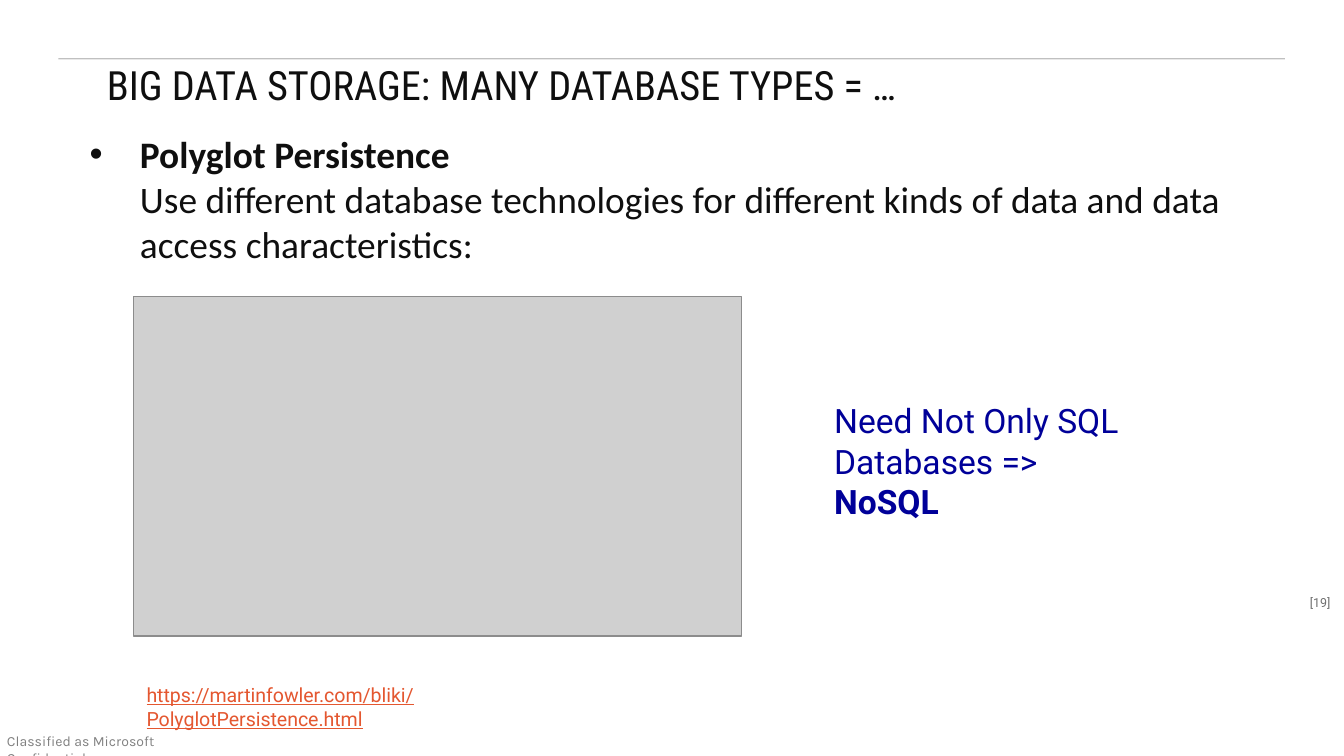
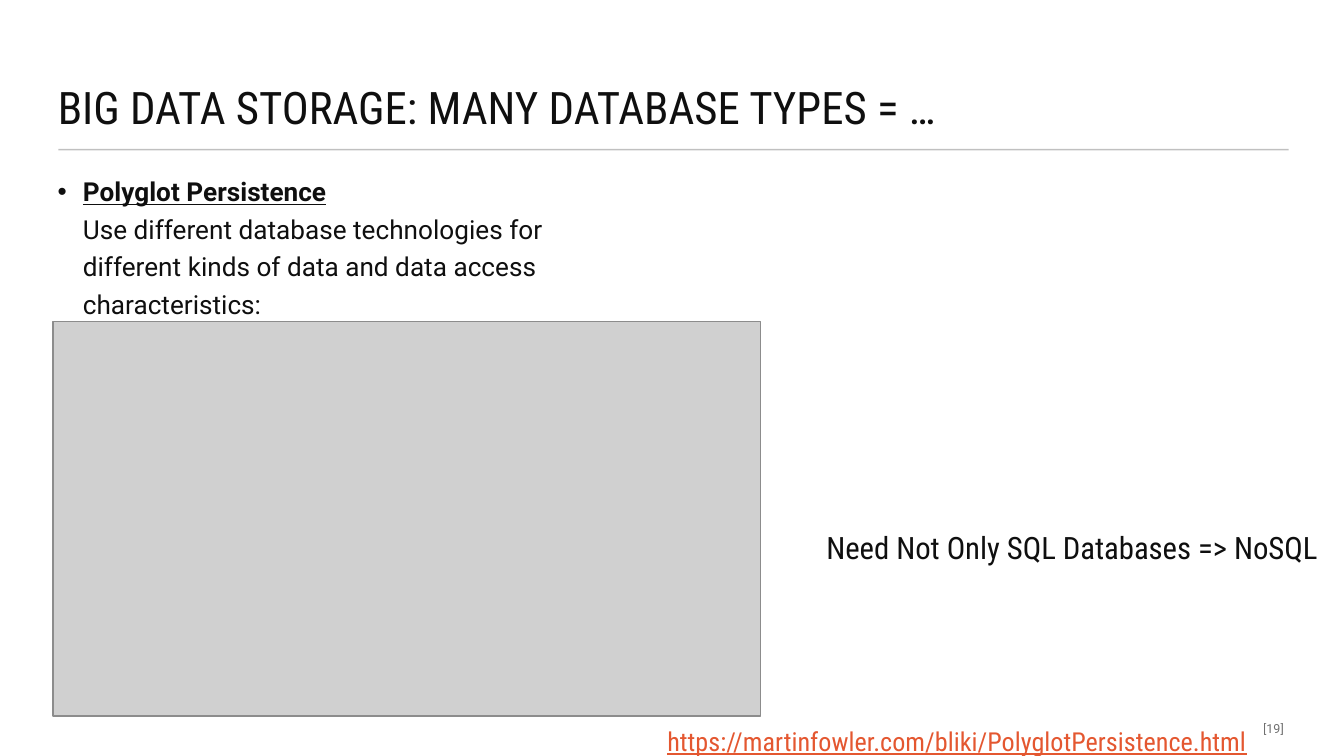
Before and after one commit to maelstromdat/MediTechBigData, a slide deck: slide 19 of 6. Big Data Architecture.pptx. Drawn at 1344x756 pixels with LibreOffice and Linux fonts; fonts in the diff are those of the drawing; grey boxes stand for pictures; background and template pictures are left out. Boxes give left, top, right and bottom in pixels: in the first picture for what was removed or moved away, otherwise in the second. Text is boxed around its words. In the diff, an @@ line names an element or a change of style, - is before the commit and + after.

```diff
--- a/6. Big Data Architecture.pptx
+++ b/6. Big Data Architecture.pptx
@@ title "BIG DATA STORAGE: MANY DATABASE ..." moved from (x1=107, y1=71, x2=835, y2=101) to (x1=58, y1=91, x2=866, y2=125) @@
@@ title "BIG DATA STORAGE: MANY DATABASE ..." at (x1=58, y1=91, x2=866, y2=125): size 21.6 to 24 pt; vertical alignment top to bottom @@
@@ line moved from (58, 59) - (1285, 59) to (59, 149) - (1289, 149) @@
@@ text "Polyglot Persistence Use different database ..." moved from (x1=140, y1=141, x2=1219, y2=259) to (x1=83, y1=181, x2=542, y2=315) @@
@@ text "Polyglot Persistence Use different database ..." at (x1=83, y1=181, x2=542, y2=315): size 20 to 14 pt, font Calibri to Roboto; underline on in "Polyglot Persistence"; indent changed; line spacing 1 to 1.2; more space between paragraphs @@
@@ picture resized from (x1=133, y1=297, x2=742, y2=637) to (x1=52, y1=321, x2=761, y2=716) @@
@@ text "Need Not Only SQL Databases ..." moved from (x1=834, y1=407, x2=1118, y2=518) to (x1=826, y1=536, x2=1317, y2=566) @@
@@ text "Need Not Only SQL Databases ..." at (x1=826, y1=536, x2=1317, y2=566): size 18 to 16.5 pt, font Roboto to Roboto Condensed, text colour #000099 to #0F0F0F; bold off in "NoSQL"; more space between paragraphs; vertical alignment top to bottom @@
@@ text "https://martinfowler.com/bliki/PolyglotPersistence.html" moved from (x1=147, y1=687, x2=414, y2=730) to (x1=667, y1=731, x2=1245, y2=756) @@
@@ text "https://martinfowler.com/bliki/PolyglotPersistence.html" at (x1=667, y1=731, x2=1245, y2=756): size 10.5 to 14 pt, font Roboto to Roboto Condensed; line spacing 1 to 0.9; more space between paragraphs; vertical alignment top to bottom @@
@@ page number moved from (x1=1310, y1=597, x2=1331, y2=609) to (x1=1263, y1=723, x2=1284, y2=735) @@
@@ page number at (x1=1263, y1=723, x2=1284, y2=735): more space between paragraphs @@
@@ text removed at (x1=7, y1=736, x2=155, y2=746) @@
-Classified as Microsoft Confidential
```
Also in this commit, not shown: 2 other slides changed, 3 slides added.
